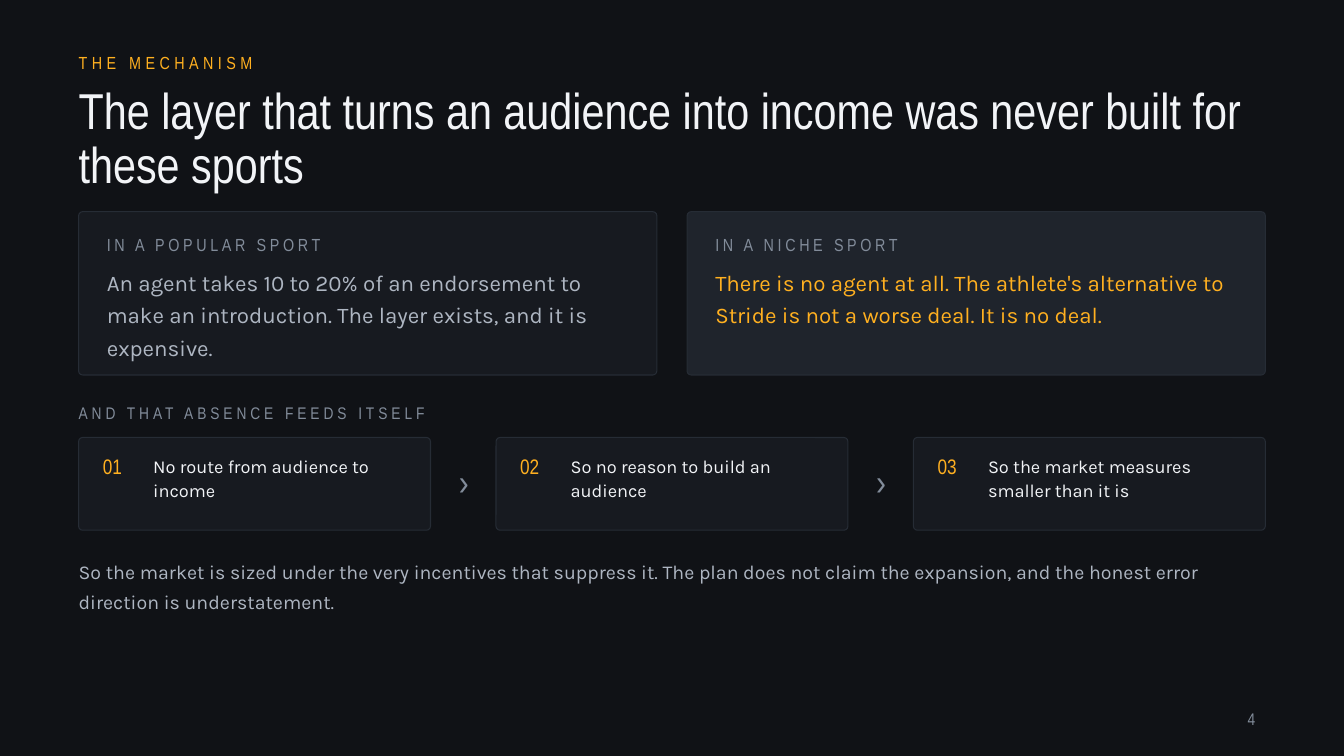
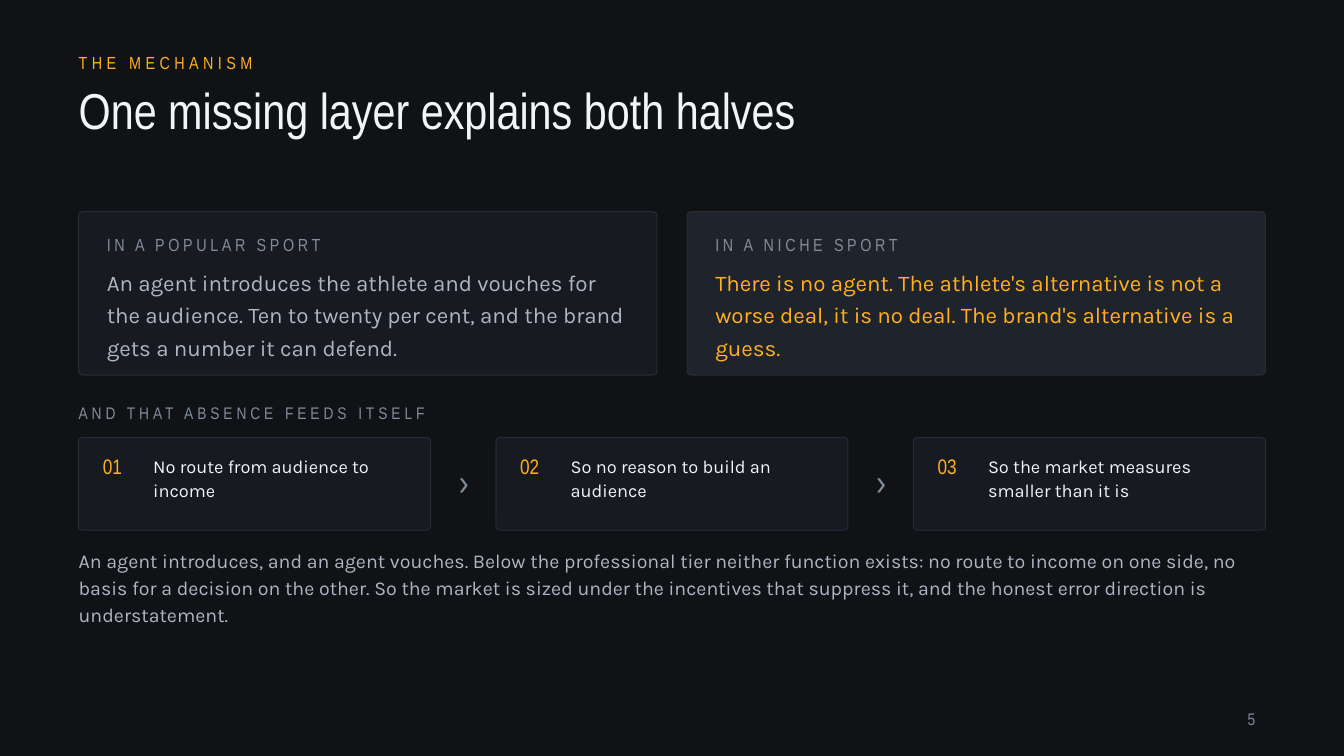
Before and after one commit to jadzoghaib/stride, a slide deck: slide 5 of deck/Stride_Pitch_Deck.pptx (slide 4 before the commit). Drawn at 1344x756 pixels with LibreOffice and Linux fonts; fonts in the diff are those of the drawing. Boxes give left, top, right and bottom in pixels: in the first picture for what was removed or moved away, otherwise in the second. Text is boxed around its words. In the diff, an @@ line names an element or a change of style, - is before the commit and + after.

```diff
--- a/deck/Stride_Pitch_Deck.pptx
+++ b/deck/Stride_Pitch_Deck.pptx
@@ text at (x1=79, y1=92, x2=795, y2=139): text changed @@
-The layer that turns an audience into income was never built for these sports
+One missing layer explains both halves
@@ text at (x1=107, y1=275, x2=623, y2=362): text changed @@
-An agent takes 10 to 20% of an endorsement to make an introduction. The layer exists, and it is expensive.
+An agent introduces the athlete and vouches for the audience. Ten to twenty per cent, and the brand gets a number it can defend.
@@ text at (x1=715, y1=275, x2=1234, y2=362): text changed @@
-There is no agent at all. The athlete's alternative to Stride is not a worse deal. It is no deal.
+There is no agent. The athlete's alternative is not a worse deal, it is no deal. The brand's alternative is a guess.
@@ text at (x1=79, y1=554, x2=1236, y2=622): text changed @@
-So the market is sized under the very incentives that suppress it. The plan does not claim the expansion, and the honest error direction is understatement.
+An agent introduces, and an agent vouches. Below the professional tier neither function exists: no route to income on one side, no basis for a decision on the other. So the market is sized under the incentives that suppress it, and the honest error direction is understatement.
@@ page number at (x1=1248, y1=713, x2=1256, y2=725): text changed @@
-4
+5
```
Also in this commit, not shown: 4 other slides changed, 5 slides added, 1 slide removed, 10 other files.
